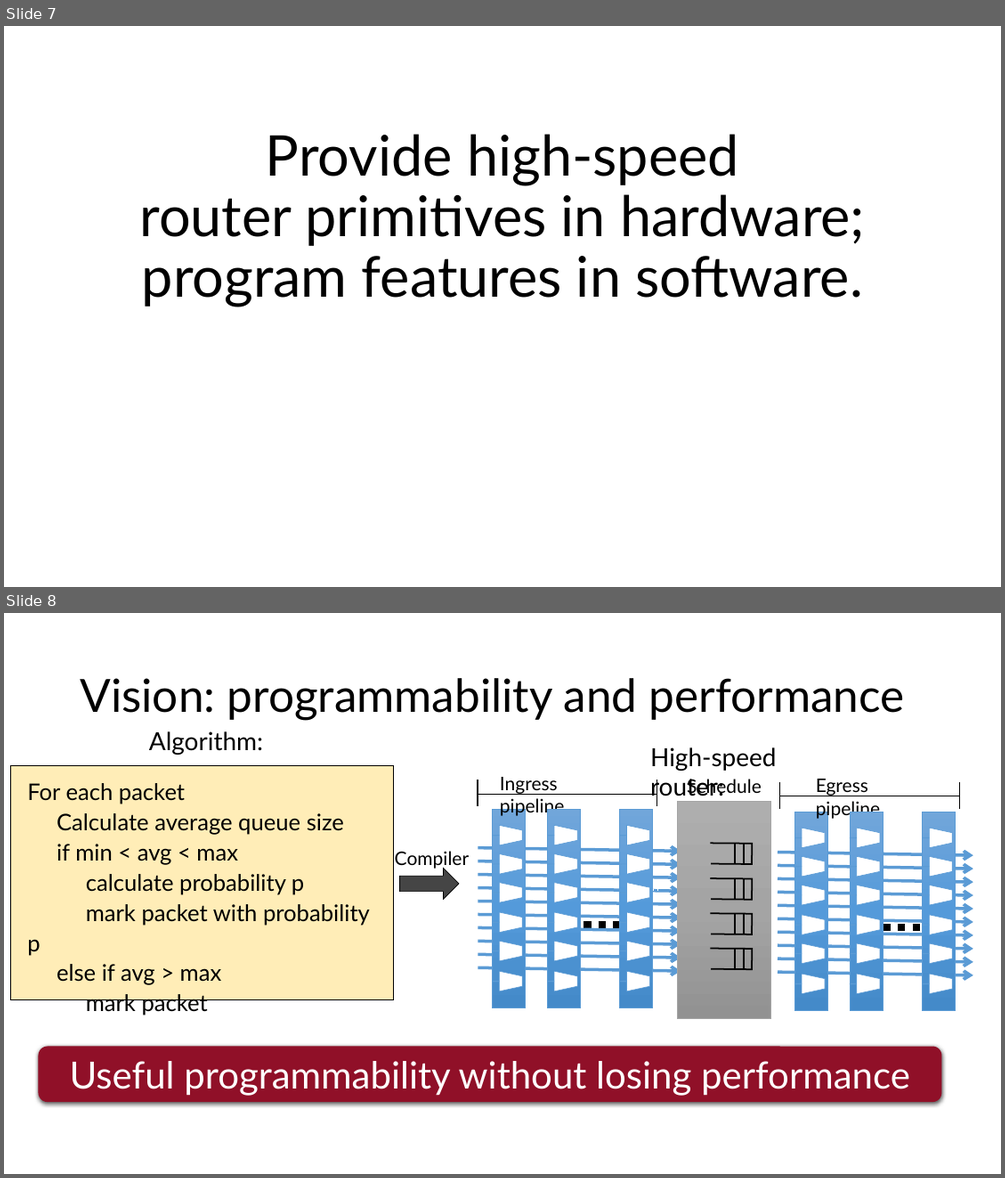
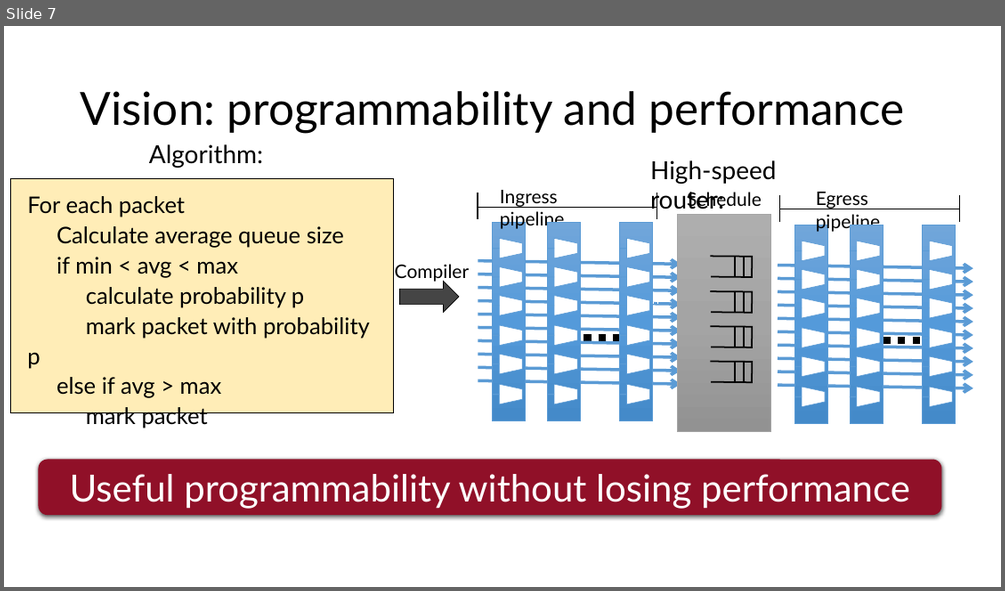
Before and after one commit to anirudhSK/pifo-domino-marple-ppts, a slide deck: combined_domino_pifo.pptx. Shown one above the other, each under a label of ours: slides 7 and 8 before the commit, slide 7 after it. The pictures are 1005x1178 and 1005x591 pixels, drawn with LibreOffice and Linux fonts; fonts in the diff are those of the drawing. Boxes give left, top, right and bottom in pixels: in the first picture for what was removed or moved away, otherwise in the second. Text is boxed around its words. In the diff, an @@ line names an element or a change of style, - is before the commit and + after.

```diff
--- a/combined_domino_pifo.pptx
+++ b/combined_domino_pifo.pptx
@@ slide 7 removed at [4,26,1001,587], background #FFFFFF @@
@@ title removed at [139,134,865,307] @@
-Provide high-speed
-router primitives in hardware; program features in software.
@@ what was slide 8 is now slide 7 @@
```
Also in this commit, not shown: 5 slides changed.
